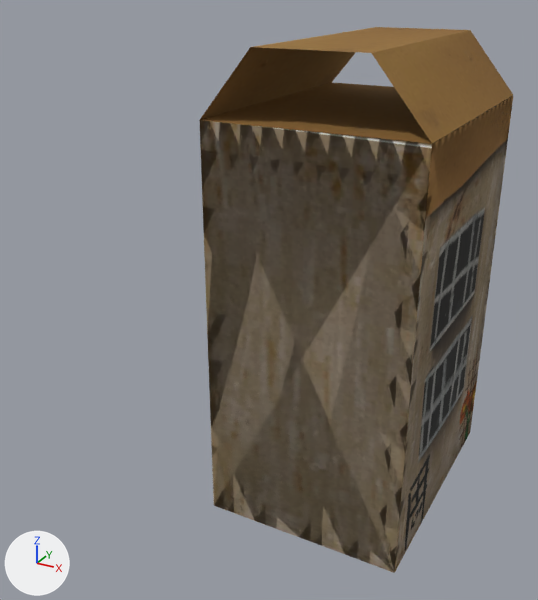
A saved change to the glTF model assets/lt.gltf.
Camera for both pictures: a 50 mm lens placed at (9.6, -24.7, 11.7), pointed at (-3.6, -0.7, -0.3). Every picture has the same lights, and +X, +Y and +Z are marked at lower left. Where no turn or scale is listed for an object, it has been applied to the vertices.

Before the edit, the objects in view are built like this:
```python
mat_material = principled_material('Material')
mat_material.texture = img_lt_tex_2x
mat_material.roughness = 1.0
me_cube = bpy.data.meshes.new('Cube')
me_cube.from_pydata(...)  # 8 vertices, 10 faces; spans x -3.7..3.8, y -5.0..5.0, z -7.5..7.5
me_cube.materials.append(mat_material)  # picture img_lt_tex_2x
me_cube_001 = bpy.data.meshes.new('Cube.001')
me_cube_001.from_pydata(...)  # 8 vertices, 8 faces; spans x 0.0..2.0, y -1.0..1.0, z 0.0..0.3
me_cube_001.materials.append(mat_material)  # picture img_lt_tex_2x
me_cube_002 = bpy.data.meshes.new('Cube.002')
me_cube_002.from_pydata(...)  # 8 vertices, 10 faces; spans x -3.7..3.8, y -5.0..5.0, z -7.5..7.5
me_cube_002.materials.append(mat_material)  # picture img_lt_tex_2x
me_cube_003 = bpy.data.meshes.new('Cube.003')
me_cube_003.from_pydata(...)  # 8 vertices, 8 faces; spans x -2.0..0.0, y -1.0..1.0, z 0.0..0.3
me_cube_003.materials.append(mat_material)  # picture img_lt_tex_2x
ob_cube = bpy.data.objects.new('Cube', me_cube)
ob_cube.location = (0.0, 0.0, 0.0)
ob_cube_001 = bpy.data.objects.new('Cube.001', me_cube_001)
ob_cube_001.location = (-3.75, 0.0, 7.5)
ob_cube_001.rotation_euler = (0.0, -0.00255, 0.0)  # degrees (0, -0.1, 0)
ob_cube_001.scale = (3.75, 5.0, 7.5)
ob_cube_002 = bpy.data.objects.new('Cube.002', me_cube_002)
ob_cube_002.location = (0.0, 0.0, 0.0)
ob_cube_003 = bpy.data.objects.new('Cube.003', me_cube_003)
ob_cube_003.parent = ob_cube_001
ob_cube_003.location = (2.0, 0.0, 0.0)
```
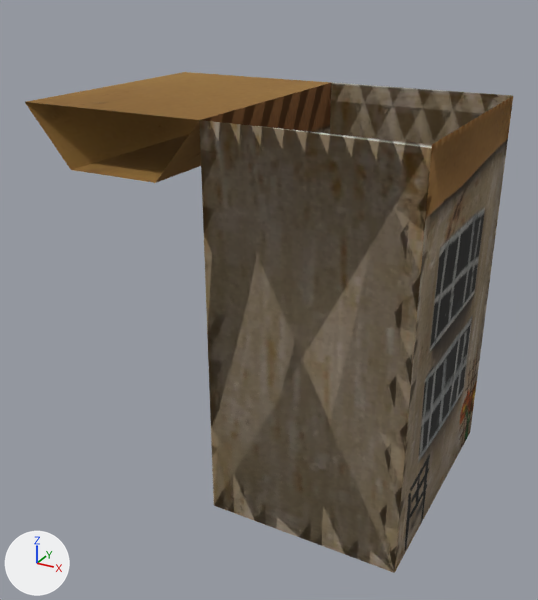
Edits to the bpy script that builds the scene:
```text
Add img_lt_tex_2x_jpg:
    img_lt_tex_2x_jpg = load_image('lt_tex@2x.jpg', '_unpacked/lt_tex_2x.jpg', 2048, 2048, 'sRGB')
Change mat_material:
    mat_material.texture: img_lt_tex_2x -> img_lt_tex_2x_jpg
Change ob_cube_001:
    ob_cube_001.rotation_euler: (0.0, -0.00255, 0.0) -> (0.0, 3.142, 0.0)  # degrees (0, -0.1, 0) -> degrees (0, 180, 0)
```

Location of each change, [x1, y1, x2, y2] in pixels of the pictures (538 x 600 px):
'Cube.001', surface changed, turned
    before: [200, 27, 513, 144]
    after: [26, 103, 200, 181]
'Cube.003', surface changed, turned
    before: [219, 48, 319, 103]
    after: [25, 72, 332, 183]
